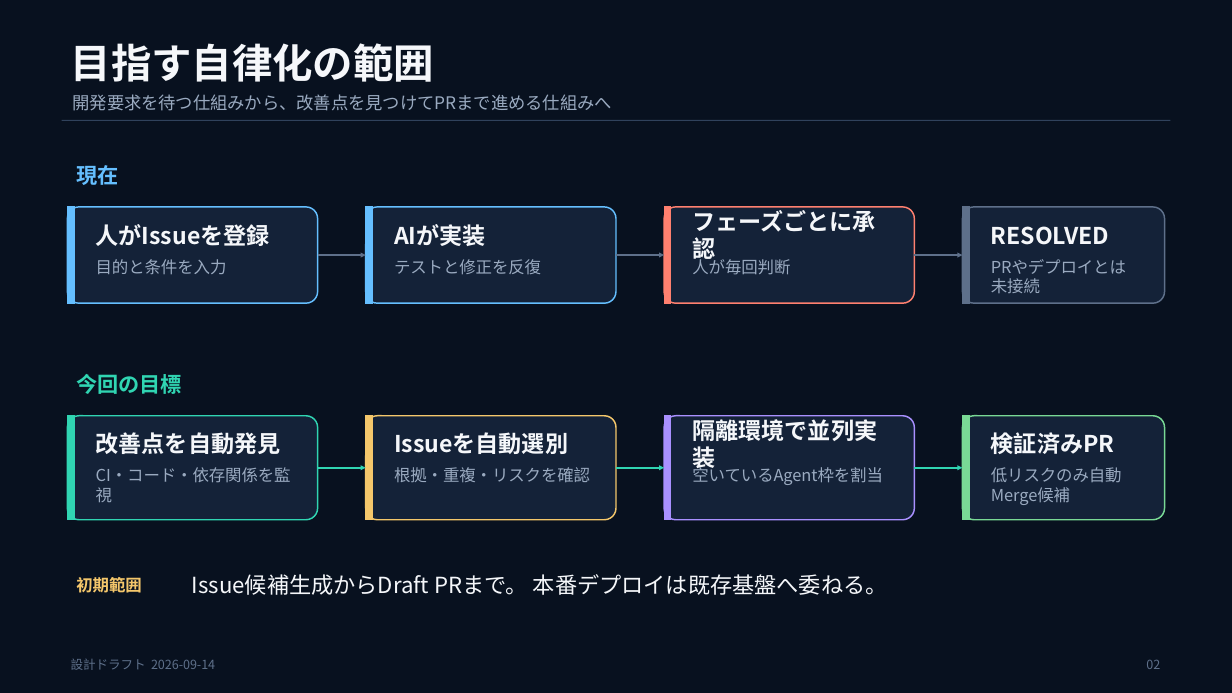
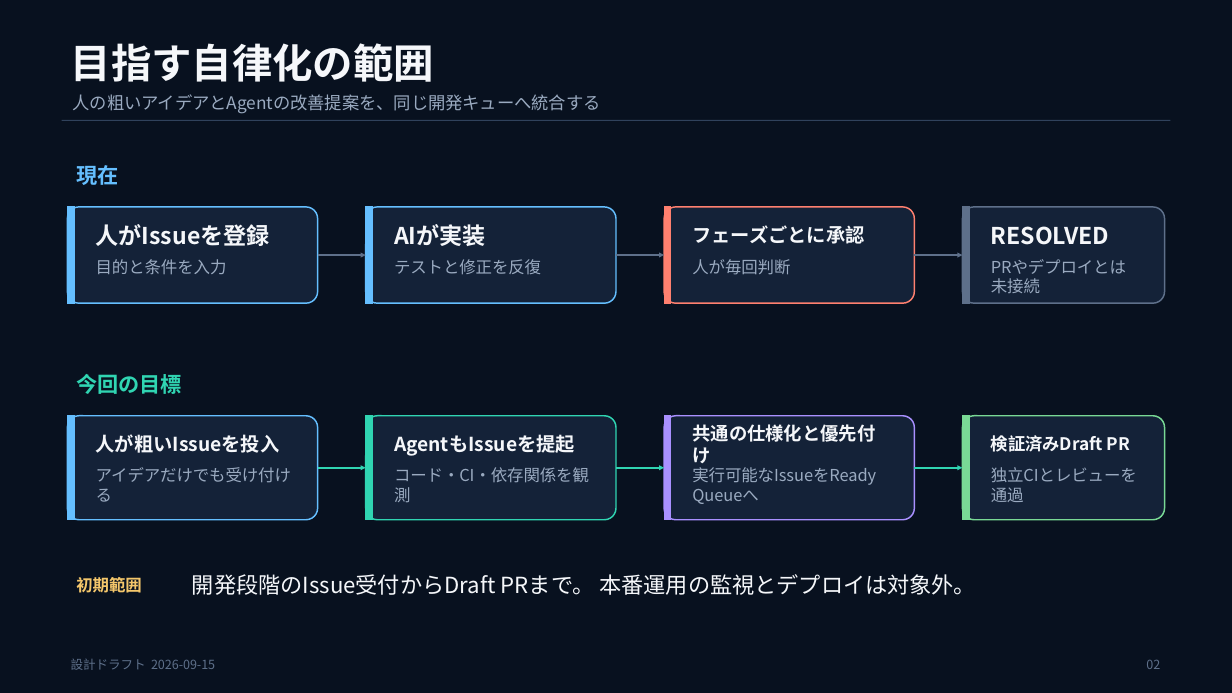
Before and after one commit to Kottiee/dev-pipeline2, a slide deck: slide 2 of docs/autonomous-development-pipeline-design.pptx. Drawn at 1232x693 pixels with LibreOffice and Linux fonts; fonts in the diff are those of the drawing. Boxes give left, top, right and bottom in pixels: in the first picture for what was removed or moved away, otherwise in the second. Text is boxed around its words. In the diff, an @@ line names an element or a change of style, - is before the commit and + after.

Commit message:
docs: expand autonomous pipeline design diagrams

```diff
--- a/docs/autonomous-development-pipeline-design.pptx
+++ b/docs/autonomous-development-pipeline-design.pptx
@@ text at <box>73,94,601,114</box>: text changed @@
-開発要求を待つ仕組みから、改善点を見つけてPRまで進める仕組みへ
+人の粗いアイデアとAgentの改善提案を、同じ開発キューへ統合する
@@ text "フェーズごとに承認" at <box>692,225,864,244</box>: size 18 to 15 pt @@
@@ rounded rectangle at <box>67,416,318,519</box>: outline #30D5B2 1.13 pt to #65BFFF 1.13 pt @@
@@ rectangle at <box>67,416,74,519</box>: fill #30D5B2 to #65BFFF; outline #30D5B2 0 pt to #65BFFF 0 pt @@
@@ rounded rectangle at <box>366,416,616,519</box>: outline #F4C76B 1.13 pt to #30D5B2 1.13 pt @@
@@ rectangle at <box>366,416,372,519</box>: fill #F4C76B to #30D5B2; outline #F4C76B 0 pt to #30D5B2 0 pt @@
@@ text at <box>96,434,280,453</box>: text changed; size 18 to 15 pt @@
-改善点を自動発見
+人が粗いIssueを投入
@@ text at <box>394,434,575,456</box>: text changed; size 18 to 15 pt @@
-Issueを自動選別
+AgentもIssueを提起
@@ text at <box>692,424,875,468</box>: text changed; size 18 to 14.2 pt @@
-隔離環境で並列実装
+共通の仕様化と優先付け
@@ text at <box>991,435,1130,452</box>: text changed; size 18 to 13.5 pt @@
-検証済みPR
+検証済みDraft PR
@@ text at <box>96,467,291,502</box>: text changed @@
-CI・コード・依存関係を監視
+アイデアだけでも受け付ける
@@ text at <box>394,467,589,502</box>: text changed @@
-根拠・重複・リスクを確認
+コード・CI・依存関係を観測
@@ text at <box>692,467,876,504</box>: text changed @@
-空いているAgent枠を割当
+実行可能なIssueをReady Queueへ
@@ text at <box>991,467,1137,482</box>: text changed @@
-低リスクのみ自動Merge候補
+独立CIとレビューを通過
@@ text at <box>192,574,976,595</box>: text changed @@
-Issue候補生成からDraft PRまで。 本番デプロイは既存基盤へ委ねる。
+開発段階のIssue受付からDraft PRまで。 本番運用の監視とデプロイは対象外。
@@ text at <box>71,659,215,670</box>: text changed @@
-設計ドラフト 2026-09-14
+設計ドラフト 2026-09-15
```
Also in this commit, not shown: 8 other slides changed, 6 slides added.
